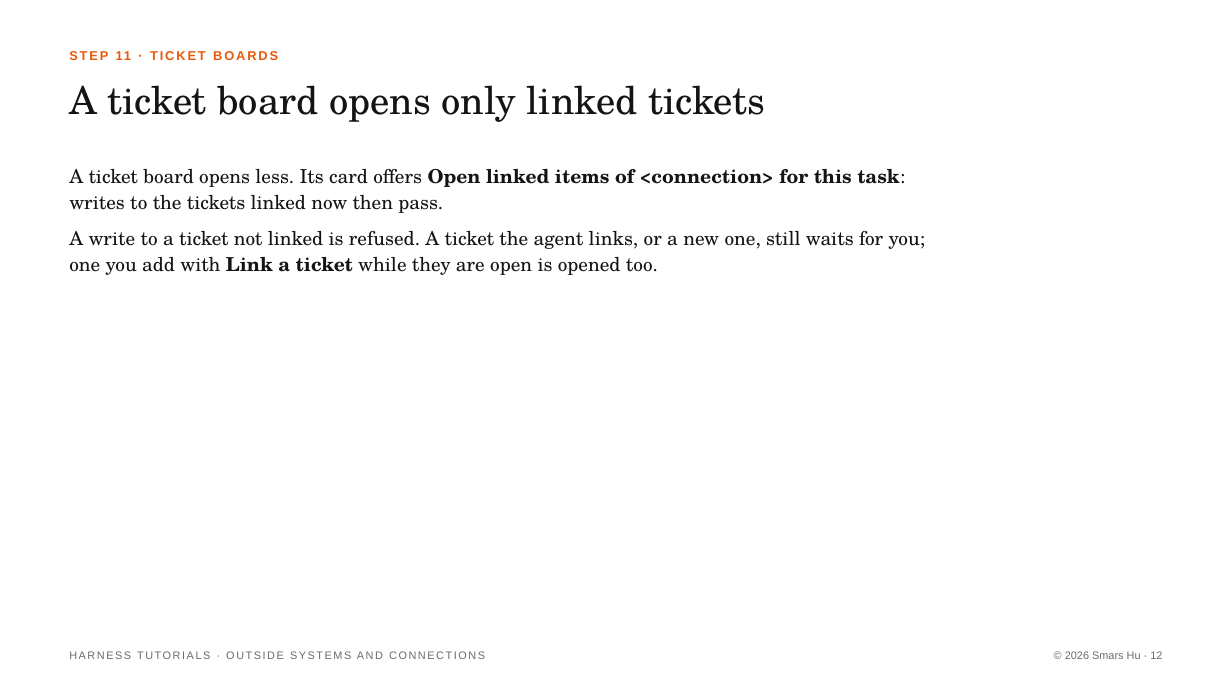
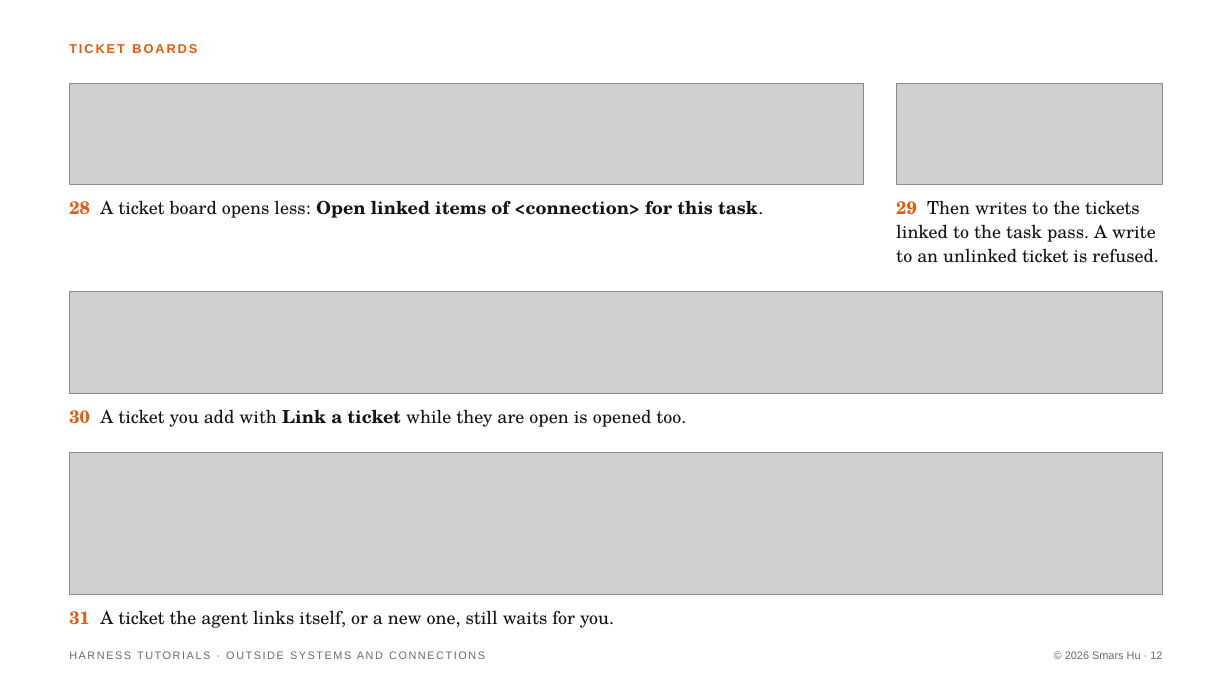
Before and after one commit to Smars-Bin-Hu/ai-exploration, a slide deck: slide 12 of source/tutorials/5_outside.pptx. Drawn at 1232x693 pixels with LibreOffice and Linux fonts; fonts in the diff are those of the drawing; grey boxes stand for pictures. Boxes give left, top, right and bottom in pixels: in the first picture for what was removed or moved away, otherwise in the second. Text is boxed around its words. In the diff, an @@ line names an element or a change of style, - is before the commit and + after.

```diff
--- a/source/tutorials/5_outside.pptx
+++ b/source/tutorials/5_outside.pptx
@@ text at <box>69,44,197,53</box>: text changed @@
-STEP 11 · TICKET BOARDS
+TICKET BOARDS
@@ text removed at <box>69,85,765,122</box> @@
-A ticket board opens only linked tickets
@@ picture added at <box>69,83,864,184</box> @@
@@ picture added at <box>897,83,1163,184</box> @@
@@ text at <box>69,200,763,218</box>: text changed; size 15 to 14 pt; bold on @@
-A ticket board opens less. Its card offers Open linked items of <connection> for this task: writes to the tickets linked now then pass.
-A write to a ticket not linked is refused. A ticket the agent links, or a new one, still waits for you; one you add with Link a ticket while they are open is opened too.
+28 A ticket board opens less: Open linked items of <connection> for this task.
@@ text added at <box>896,200,1159,263</box>, 14 pt, text #141414 @@
+29 Then writes to the tickets linked to the task pass. A write to an unlinked ticket is refused.
@@ picture added at <box>69,292,1163,394</box> @@
@@ text added at <box>69,409,686,427</box>, 14 pt, text #141414 @@
+30 A ticket you add with Link a ticket while they are open is opened too.
@@ picture added at <box>69,453,1163,595</box> @@
@@ text added at <box>69,610,614,628</box>, 14 pt, text #141414 @@
+31 A ticket the agent links itself, or a new one, still waits for you.
```
Also in this commit, not shown: 8 other slides changed, 4 slides added, 4 slides removed, 17 other files.
